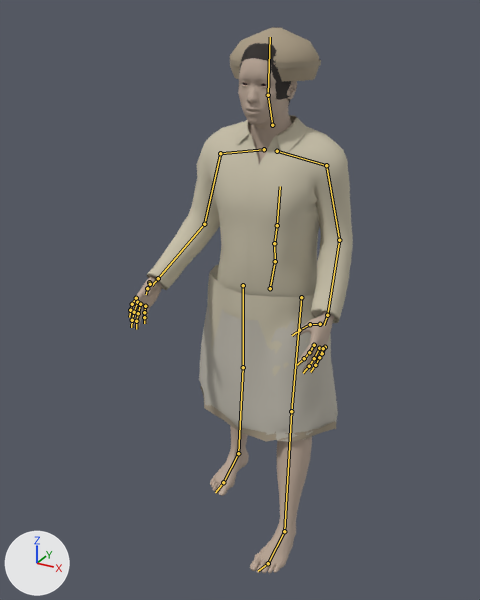
Renders of the Blender file WorkingAssets/NPCs/village_farmer/village_farmer_clothing_fitted.blend from each side of a commit.
Both versions are drawn from a camera (50 mm lens) standing at (0.892, -1.831, 1.726) and looking at (-0.052, -0.114, 0.867). Arrows for +X, +Y and +Z are at lower left; the lights stay in place. The first picture is the older version. Both versions are drawn at frame 26 of the action 'walk'; the numbers are the values there. The bones that change, and the others that lie on the model, are drawn over the model as lines.

In view in the first picture: 'Dhoti woven border', 'Farmer_eyes', 'Farmer_hair', 'Fitted cotton upper base', 'Knee length wrapped dhoti', 'Kurta loose lower panel', 'Soft cotton head wrap', 'village_farmer_MakeHuman_body' and 1 more.
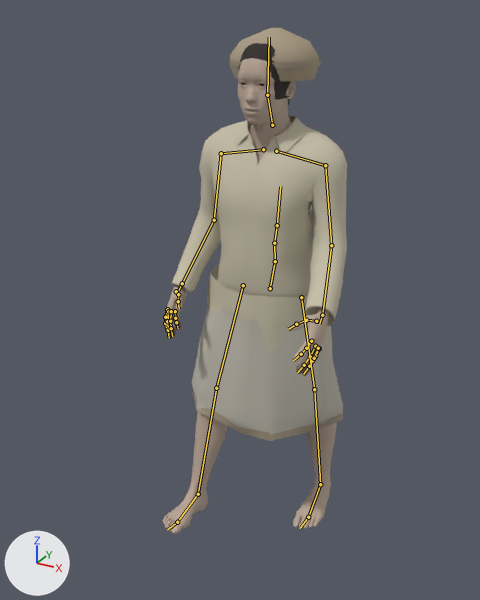
Changed parts and their boxes (x1, y1, x2, y2) in the pictures (480 x 600 px):
'Fitted cotton upper base', posed (15% narrower)
    before: (146, 115, 353, 323)
    after: (171, 115, 347, 326)
'village_farmer_MakeHuman_body', posed (15% narrower, 8% shorter)
    before: (129, 58, 334, 573)
    after: (162, 58, 337, 534)
'Knee length wrapped dhoti', posed (9% wider)
    before: (199, 305, 338, 442)
    after: (192, 304, 343, 435)
'Kurta loose lower panel', posed
    before: (207, 265, 331, 377)
    after: (202, 265, 332, 354)
'Soft cotton head wrap', posed
    both: (230, 27, 319, 81)
'Dhoti woven border', posed (11% wider, 9% shorter)
    before: (200, 386, 336, 442)
    after: (192, 390, 343, 441)
'Farmer_hair', posed
    before: (239, 42, 291, 106)
    after: (238, 43, 290, 105)
'Foundation fitted underwear', now drawn
    after: (167, 323, 314, 376)
bone 'upperarm_l', root to tip
    before: (326, 165) to (339, 240)
    after: (325, 165) to (331, 245)
bone 'upperarm_r', root to tip
    before: (220, 153) to (204, 224)
    after: (221, 153) to (214, 220)
bone 'thigh_l', root to tip
    before: (301, 297) to (291, 411)
    after: (301, 297) to (314, 389)
bone 'calf_l', root to tip
    before: (291, 411) to (284, 531)
    after: (314, 389) to (320, 484)
bone 'thigh_r', root to tip
    before: (243, 285) to (243, 367)
    after: (243, 285) to (216, 388)
bone 'calf_r', root to tip
    before: (243, 367) to (238, 453)
    after: (216, 388) to (198, 494)

The change in detail:
Bone 'spine_01' (bone_spine_01) turns from (0, 1, 0) to (0, -1, 0) degrees about its own x, y and z.
Bone 'upperarm_l' (bone_upperarm_l) turns from (-8, 6, -31) to (5, -6, -31) degrees about its own x, y and z.
Bone 'upperarm_r' (bone_upperarm_r) turns from (6, 7, 31) to (-8, -5, 31) degrees about its own x, y and z.
Bone 'thigh_l' (bone_thigh_l) turns from (-14, -1, 7) to (12, 2, -6) degrees about its own x, y and z.
Bone 'calf_l' (bone_calf_l) turns from (0, 0, 0) to (-13, -1, 0) degrees about its own x, y and z.
Bone 'thigh_r' (bone_thigh_r) turns from (14, -3, 7) to (-13, 1, -6) degrees about its own x, y and z.
Bone 'calf_r' (bone_calf_r) turns from (-14, 1, 0) to (0, 0, 0) degrees about its own x, y and z.
